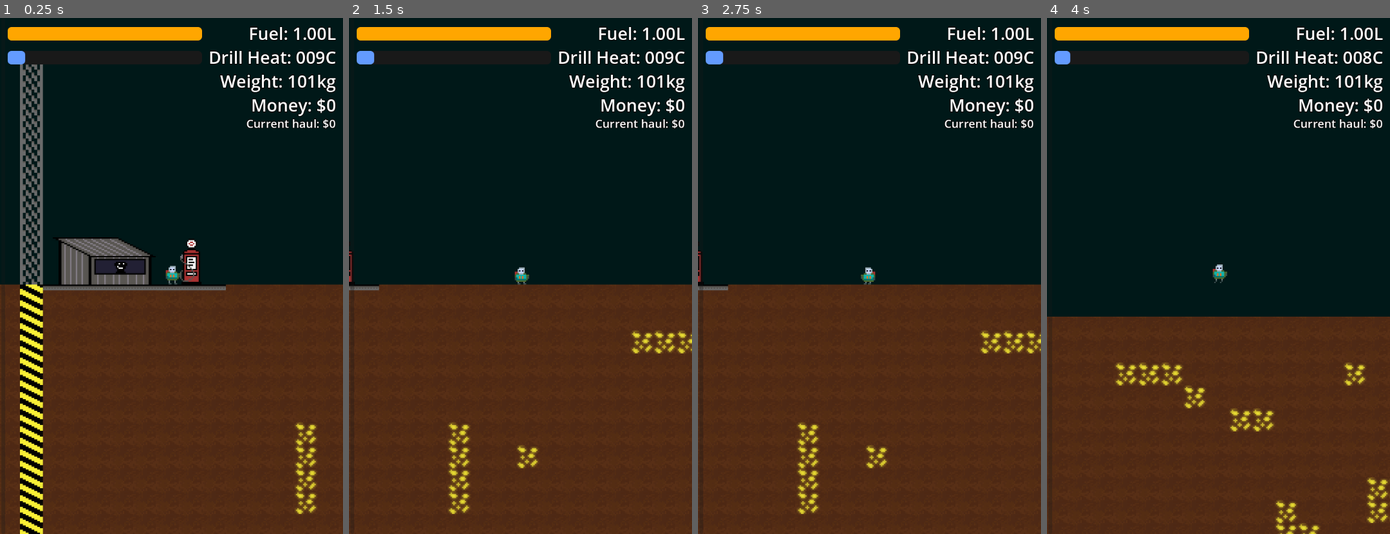
Above: before the commit, frames 1-4 (left to right).
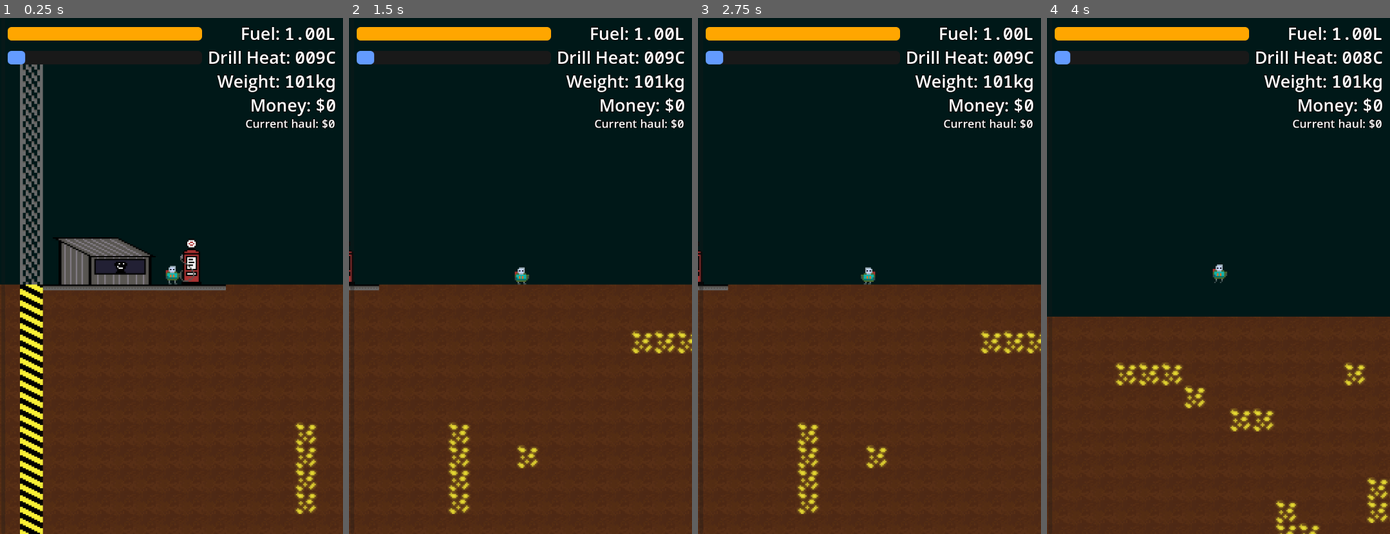
Above: after the commit, the same moments.

Repository: brikr/ludum-dare-57
Game: Godot game, scene res://scenes/main/main.tscn
The game is run twice, just before and just after one commit, with the same random seed, the same clock (stepped at 60 frames per second) and the same inputs. This scene is started directly instead of the project's main scene.
Inputs (mouse positions are in pixels of both pictures, inside the frame that each line leads up to):
- Up to frame 1 (0.25 s): no input
- Up to frame 2 (1.5 s): tap Enter at 0.5 s; move the mouse to (595, 250) at 0.52 s; hold D (move_right) from 0.53 s (still down); tap F (interact) at 0.6 s; tap Space (jump) at 0.77 s; move the mouse to (451, 301) at 1.27 s; click (451, 301) at 1.35 s
- Up to frame 3 (2.75 s): tap Space (jump) at 1.52 s; move the mouse to (903, 162) at 2.02 s; release D (move_right) at 2.03 s; hold A (move_left) from 2.03 s (still down); tap F (interact) at 2.1 s
- Up to frame 4 (4 s): move the mouse to (1201, 379) at 2.77 s; release A (move_left) at 2.78 s; hold D (move_right) from 2.78 s (still down); click (1201, 379) at 2.85 s; tap Space (jump) at 3.02, 3.77 s; move the mouse to (1321, 353) at 3.52 s; tap F (interact) at 3.6 s

The runs differ from the first frame. In frame 1, 1.8% of the frame differs, in the area x 60-98%, y 1-22%; in frame 2, 1.8%; in frame 3, 1.8%; in frame 4, 1.8%.

Commit message:
ship the font with it

Diff:
--- a/scenes/hud/hud.tscn
+++ b/scenes/hud/hud.tscn
@@ -2,7 +2,7 @@
 
 [ext_resource type="Theme" uid="uid://dmwt5ilifg3r8" path="res://assets/ui_theme.tres" id="1_48c2t"]
 [ext_resource type="Script" uid="uid://c57mj3ygc5bdo" path="res://scenes/hud/hud.gd" id="1_cgeww"]
-[ext_resource type="SystemFont" uid="uid://cl2suc7tuuam4" path="res://scenes/hud/status_font.tres" id="2_c45xl"]
+[ext_resource type="FontFile" uid="uid://dv6i58c4vidce" path="res://assets/fonts/NotoSansMono-SemiBold.ttf" id="3_0bx4p"]
 
 [node name="HUD" type="CanvasLayer"]
 script = ExtResource("1_cgeww")
@@ -14,7 +14,7 @@
 offset_bottom = 207.0
 theme = ExtResource("1_48c2t")
 theme_override_constants/outline_size = 5
-theme_override_fonts/mono_font = ExtResource("2_c45xl")
+theme_override_fonts/mono_font = ExtResource("3_0bx4p")
 theme_override_font_sizes/mono_font_size = 36
 theme_override_font_sizes/normal_font_size = 36
 bbcode_enabled = true
@@ -31,7 +31,7 @@
 offset_bottom = 238.0
 theme = ExtResource("1_48c2t")
 theme_override_constants/outline_size = 5
-theme_override_fonts/mono_font = ExtResource("2_c45xl")
+theme_override_fonts/mono_font = ExtResource("3_0bx4p")
 theme_override_font_sizes/mono_font_size = 24
 theme_override_font_sizes/normal_font_size = 24
 bbcode_enabled = true
--- a/scenes/hud/status_font.tres
+++ /dev/null
@@ -1,4 +0,0 @@
-[gd_resource type="SystemFont" format=3 uid="uid://cl2suc7tuuam4"]
-
-[resource]
-font_names = PackedStringArray("Cascadia Mono")
Binary file added: assets/fonts/NotoSansMono-SemiBold.ttf
Not shown, added: assets/fonts/NotoSansMono-SemiBold.ttf.import
